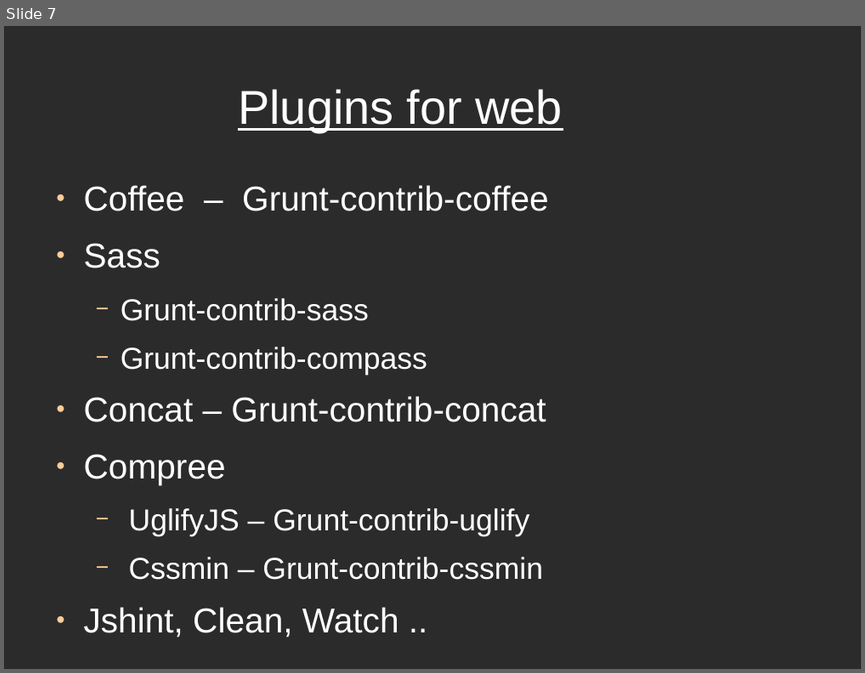
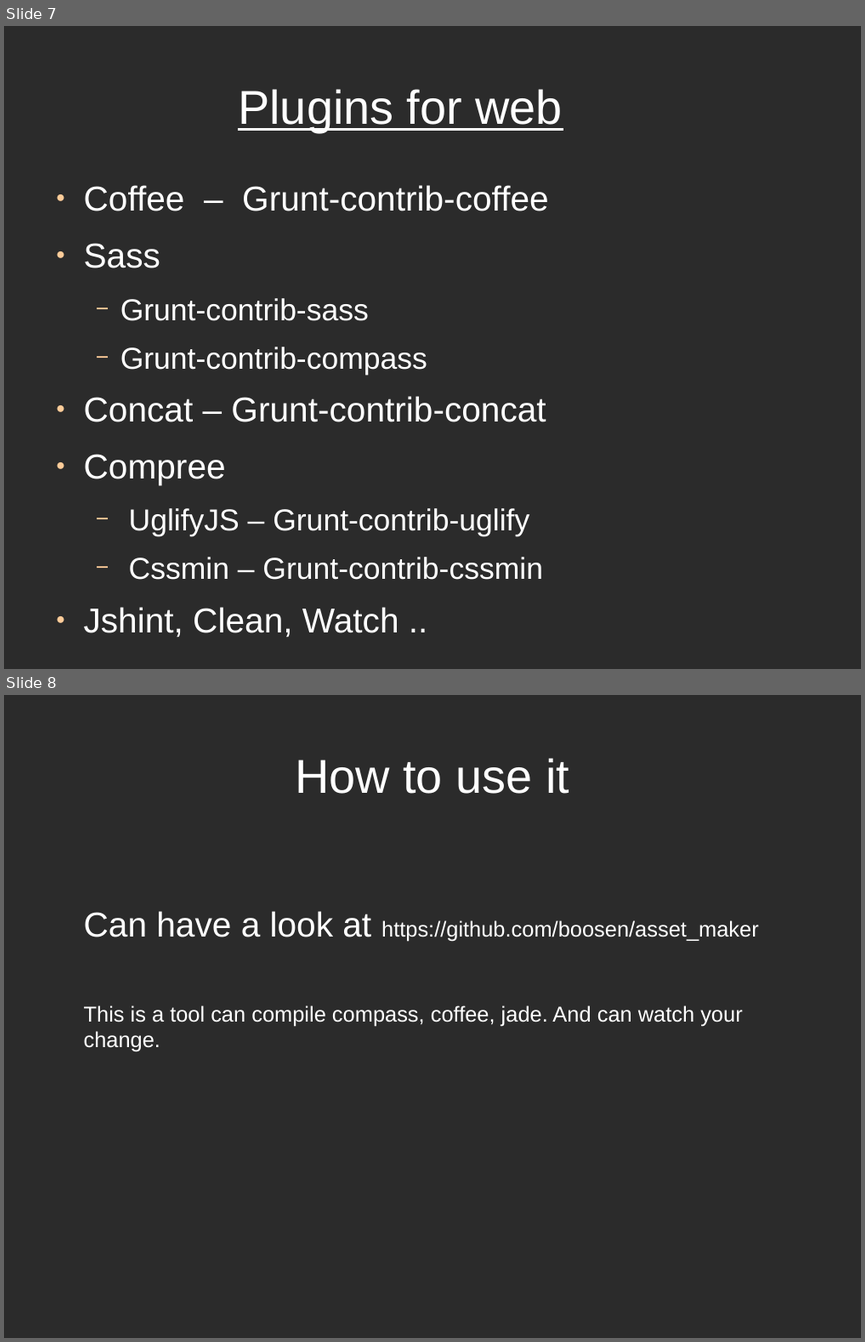
Before and after one commit to boosen/asset_maker, a slide deck: grunt.odp. Shown one above the other, each under a label of ours: slide 7 before the commit, slides 7 and 8 after it. The pictures are 865x673 and 865x1342 pixels, drawn with LibreOffice and Linux fonts; fonts in the diff are those of the drawing; background and template pictures are left out; a plain dark background stands for a picture behind light text. Boxes give left, top, right and bottom in pixels: in the first picture for what was removed or moved away, otherwise in the second. Text is boxed around its words. In the diff, an @@ line names an element or a change of style, - is before the commit and + after.

Commit message:
changed ppt

```diff
--- a/grunt.odp
+++ b/grunt.odp
@@ slide 8 added at bbox=[4, 695, 861, 1338], background picture (left out) @@
@@ title added at bbox=[295, 758, 569, 794], 44 pt, text #FFFFFF @@
+How to use it
@@ text added at bbox=[84, 911, 759, 1052], 20 pt, text #FFFFFF @@
+Can have a look at https://github.com/boosen/asset_maker
+This is a tool can compile compass, coffee, jade. And can watch your change.
```
Also in this commit, not shown: 1 slide changed.
